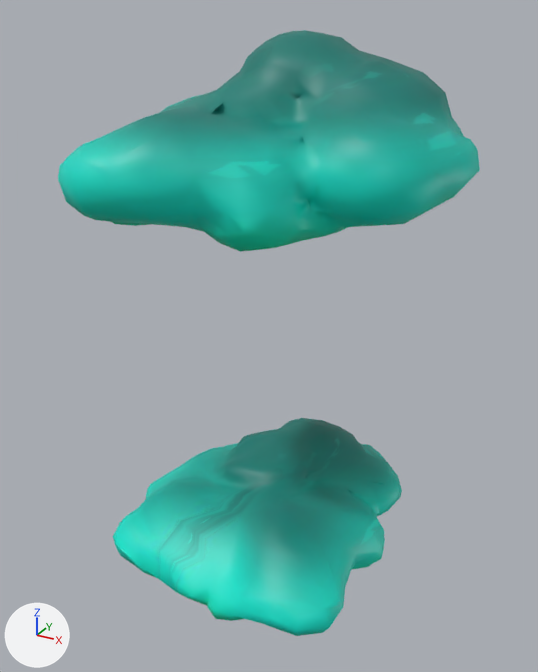
Before and after pictures for a commit that changed the glTF model docs/astronaut.glb.
One viewpoint serves both versions: a 50 mm lens placed at (3.81, -5.17, 6.0), pointed at (0.25, 1.3, 2.76). The lights are fixed; the arrows at lower left show +X, +Y and +Z. Where no turn or scale is listed for an object, it has been applied to the vertices.

The first picture shows 'cloud', 'ground'.
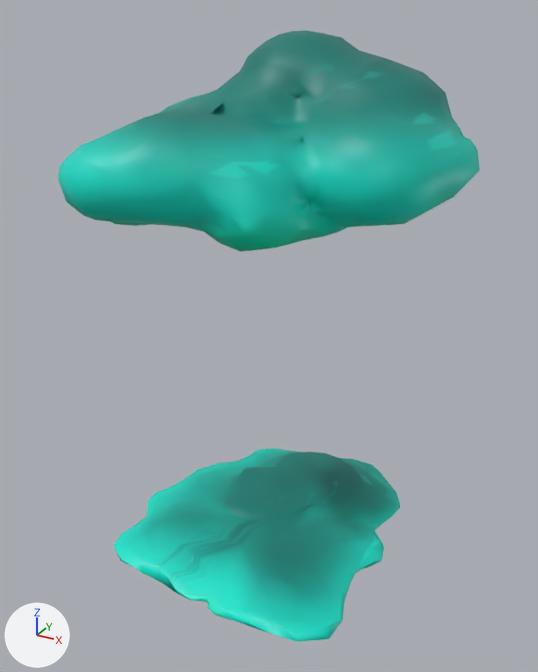
Commit message: update docs/astronaut

What differs and where, as boxes (x1, y1, x2, y2) in the pictures (538 x 672 px):
'ground', moved, rescaled (11% shorter)
    before: (113, 418, 402, 636)
    after: (114, 448, 400, 642)

Diff of the bpy script that builds the scene:
```diff
--- a/docs/astronaut.glb.py
+++ b/docs/astronaut.glb.py
@@ ob_ground @@
 ob_ground.parent = ob_parent
-ob_ground.location = (6.964, -4.149, 9.711)
+ob_ground.location = (6.964, -4.149, 3.844)
 ob_ground.rotation_euler = (0.0, 0.0, -2.08)  # degrees (0, 0, -119)
-ob_ground.scale = (0.2, 0.2, 0.2)
+ob_ground.scale = (0.2, 0.2, 0.0657)
```
